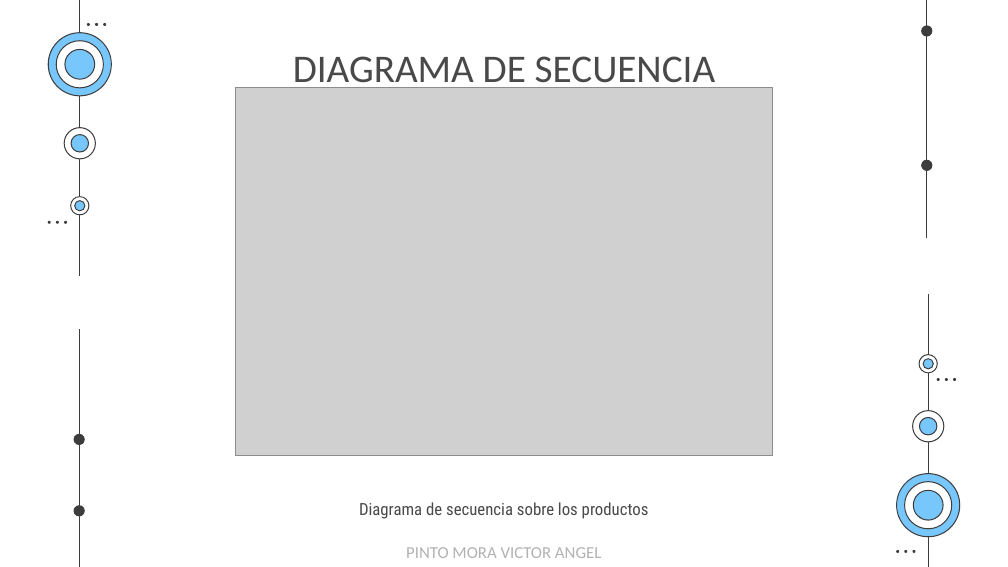
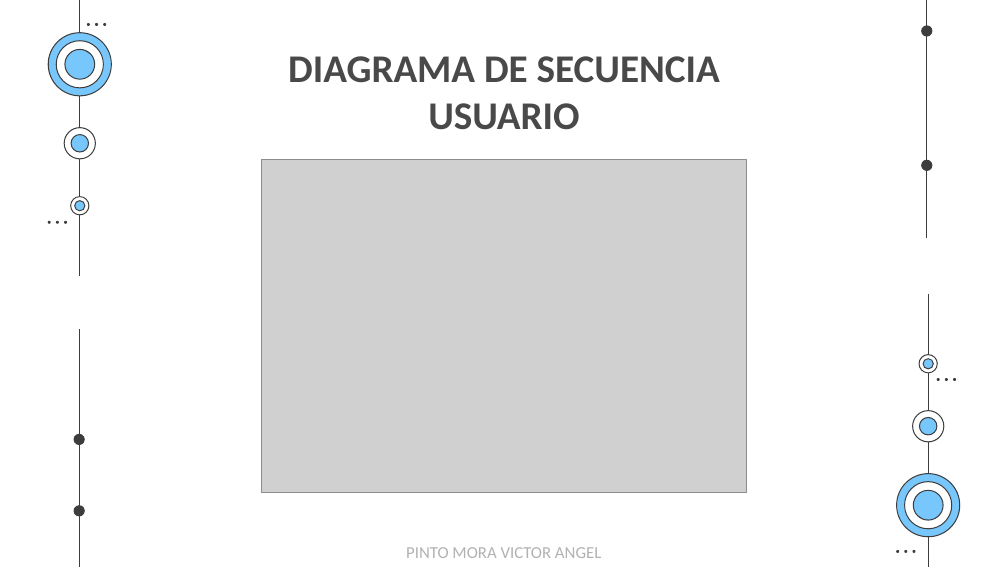
Before and after one commit to EgCooper/Mxt-Technology, a slide deck: slide 40 of Documentacion/Mxt-Technology Presentacion.pptx (slide 39 before the commit). Drawn at 1008x567 pixels with LibreOffice and Linux fonts; fonts in the diff are those of the drawing; grey boxes stand for pictures. Boxes give left, top, right and bottom in pixels: in the first picture for what was removed or moved away, otherwise in the second. Text is boxed around its words. In the diff, an @@ line names an element or a change of style, - is before the commit and + after.

```diff
--- a/Documentacion/Mxt-Technology Presentacion.pptx
+++ b/Documentacion/Mxt-Technology Presentacion.pptx
@@ title at [288, 56, 720, 130]: text changed; bold on @@
-DIAGRAMA DE SECUENCIA
+DIAGRAMA DE SECUENCIA
+USUARIO
@@ picture: place and size @@
-picture at [236, 88, 772, 456]
+picture at [261, 159, 746, 492]
@@ text removed at [359, 502, 649, 519] @@
-Diagrama de secuencia sobre los productos
```
Also in this commit, not shown: 43 other slides changed, 1 slide added, 12 slides removed, 1 other file.
